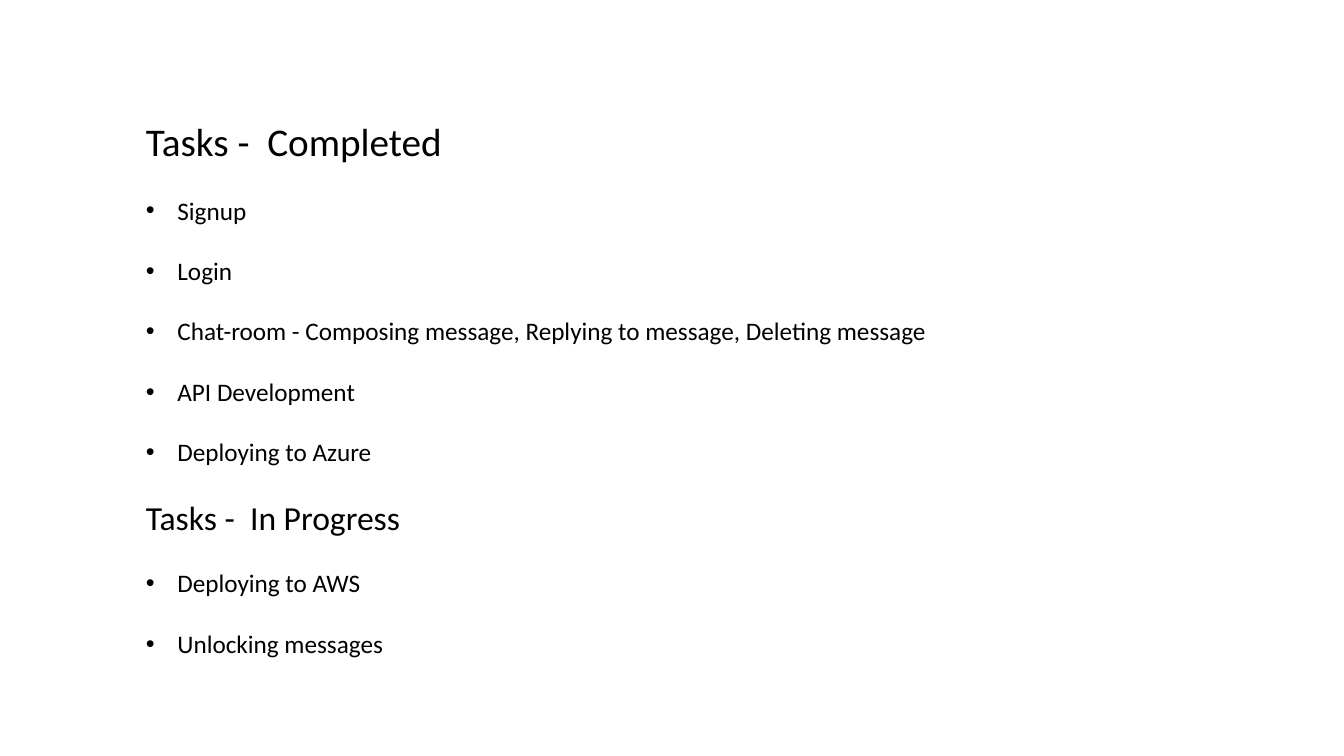
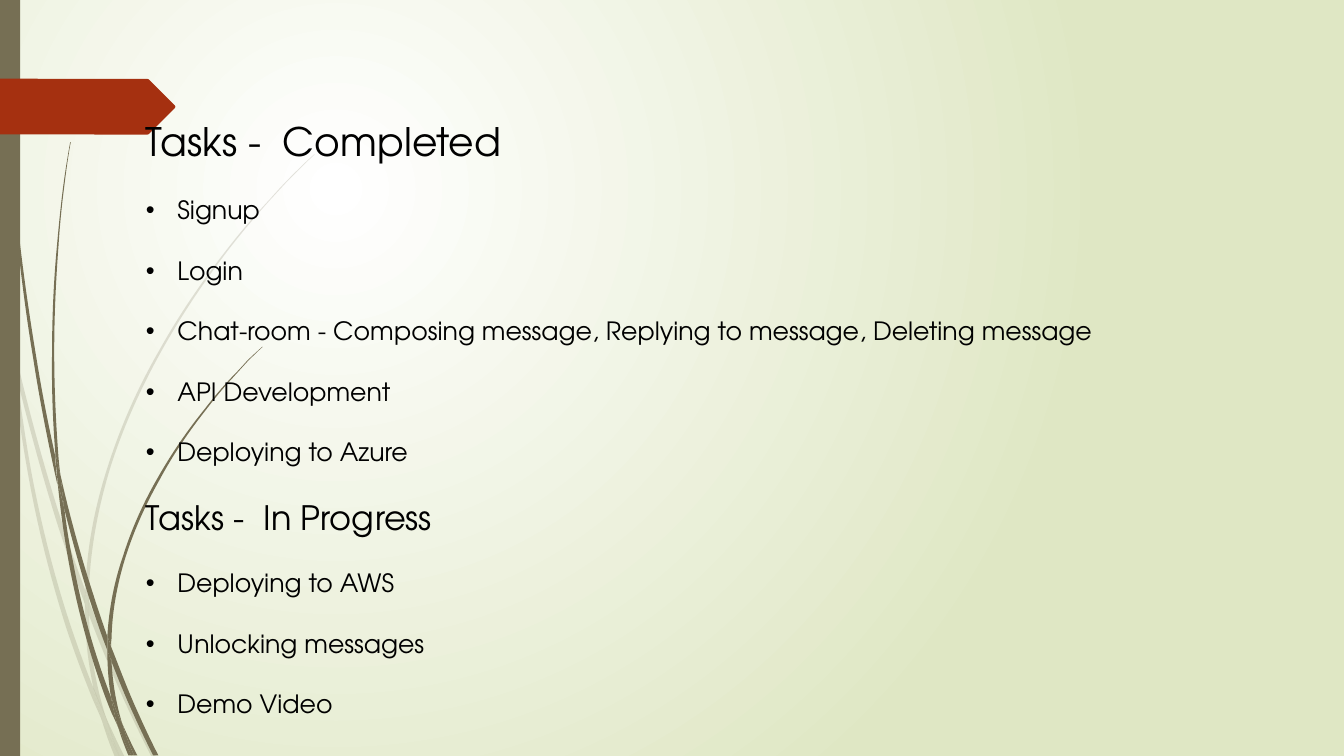
Before and after one commit to Ushaswini/Homework01-Group5, a slide deck: slide 10 of LocationAwareMessageMeApp.pptx. Drawn at 1344x756 pixels with LibreOffice and Linux fonts; fonts in the diff are those of the drawing. Boxes give left, top, right and bottom in pixels: in the first picture for what was removed or moved away, otherwise in the second. Text is boxed around its words. In the diff, an @@ line names an element or a change of style, - is before the commit and + after.

```diff
--- a/LocationAwareMessageMeApp.pptx
+++ b/LocationAwareMessageMeApp.pptx
@@ background #FFFFFF to gradient #FFFFFF to #DFE8C4 @@
@@ rectangle added at (0, 0, 20, 756), fill #766F54 @@
@@ freeform shape added at (0, 79, 175, 134), fill #A53010 @@
@@ text at (146, 115, 1092, 659): font Calibri to TeX Gyre Adventor @@
@@ group added at (0, 154, 315, 756): 10 freeform shapes @@
@@ group added at (3, 0, 262, 756): 12 freeform shapes @@
@@ text at (177, 694, 333, 714): paragraph added @@
+• Demo Video
```
Also in this commit, not shown: 9 other slides changed.
